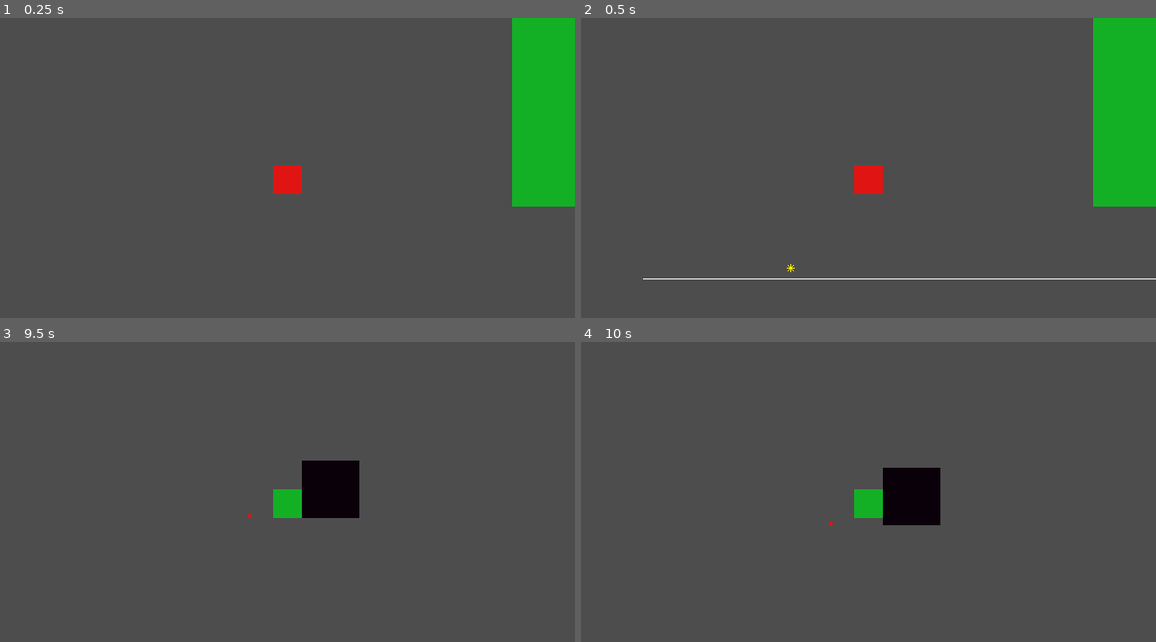
Above: before the commit, frames 1-4 (two rows, left to right).
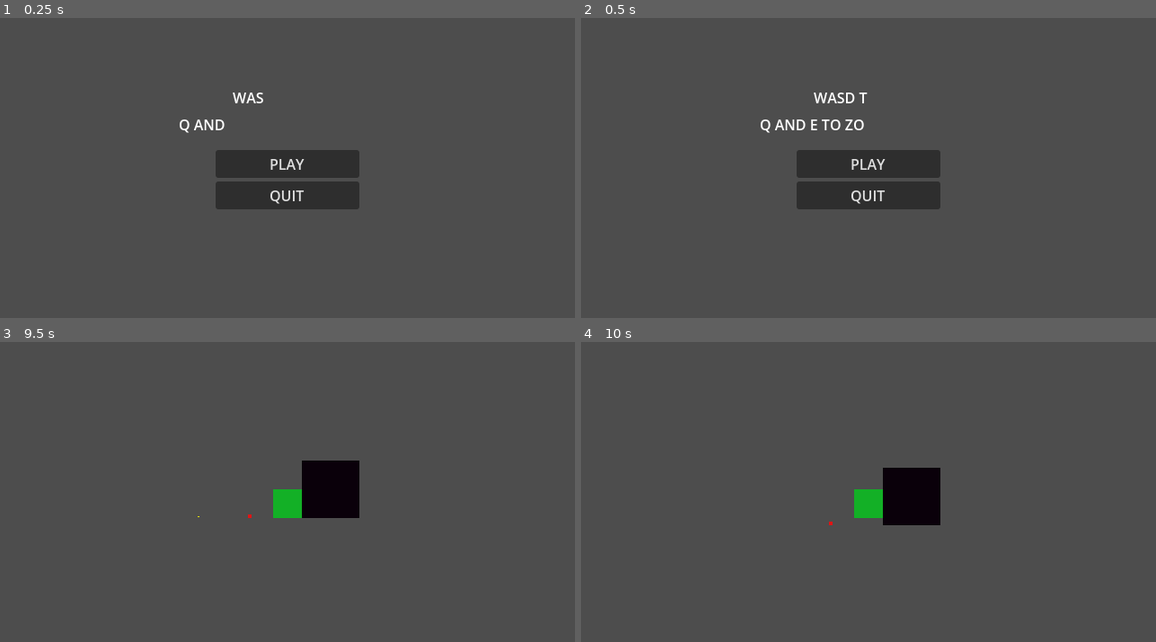
Above: after the commit, the same moments.

Repository: HampusHauffman/gamejam2024
Game: Godot game, scene res://scene/menu_main.tscn
Same seed, same stepped clock (60 frames per second), same inputs: the game is played once before the commit and once after it. Before the commit the project starts from res://scene/main.tscn.
Inputs (mouse positions are in pixels of both pictures, inside the frame that each line leads up to):
- Up to frame 1 (0.25 s): no input
- Up to frame 2 (0.5 s): no input
- Up to frame 3 (9.5 s): click (287, 489) at 0.5 s, where only the run after the commit has a clickable "PLAY"; tap Enter at 1.25, 2.85, 5.85, 8.85 s; move the mouse to (414, 489) at 1.27 s; hold E (zoom_in) 1.28-2.03 s; hold D (right) 1.28-2.78 s; click (414, 489) at 1.42 s; tap W (jump) at 1.52, 2.27, 3.77, 4.52, 5.27, 6.77, 7.52, 8.27 s; move the mouse to (172, 519) at 2.02 s; tap Q (zoom_out) at 2.1, 5.1, 8.1 s; click (172, 519) at 2.17 s; move the mouse to (345, 432) at 2.77 s; hold A (left) 2.78-3.53 s; click (345, 432) at 2.92 s; move the mouse to (258, 567) at 3.52 s; hold D (right) 3.53-5.03 s; tap F at 3.6, 6.6 s; click (258, 567) at 3.67 s; move the mouse to (460, 552) at 4.27 s; hold E (zoom_in) 4.28-5.03 s; click (460, 552) at 4.42 s; move the mouse to (115, 456) at 5.02 s; hold A (left) 5.03-5.78 s; click (115, 456) at 5.17 s; move the mouse to (316, 504) at 5.77 s; hold D (right) 5.78-6.53 s; click (316, 504) at 5.92 s; move the mouse to (201, 423) at 6.52 s; hold A (left) 6.53-8.03 s; click (201, 423) at 6.67 s; move the mouse to (414, 489) at 7.27 s; hold E (zoom_in) 7.28-8.03 s; click (414, 489) at 7.42 s; tap Space at 8 s; move the mouse to (172, 519) at 8.02 s; hold D (right) from 8.03 s (still down); click (172, 519) at 8.17 s; move the mouse to (345, 432) at 8.77 s; click (345, 432) at 8.92 s
- Up to frame 4 (10 s): keep holding D (right); tap Enter at 9.5 s; move the mouse to (839, 567) at 9.52 s; tap F at 9.6 s; click (839, 567) at 9.67 s; tap W (jump) at 9.77 s

The runs differ from the first frame. In frame 1, 12% of the frame differs, in the area x 31-100%, y 0-64%; in frame 2, 12%, in the area x 10-100%, y 0-88%; in frame 3, less than 0.1%; in frame 4, nothing differs.

Commit message:
Main menu

Diff:
--- a/project.godot
+++ b/project.godot
@@ -11,7 +11,7 @@
 [application]
 
 config/name="Game Jam 2024"
-run/main_scene="res://scene/main.tscn"
+run/main_scene="res://scene/menu_main.tscn"
 config/features=PackedStringArray("4.3", "Forward Plus")
 boot_splash/image="res://art/splash_screen/place_holder_splash_screen.png"
 config/icon="res://art/icon.svg"
@@ -32,9 +32,8 @@
 window/size/viewport_width=640
 window/size/viewport_height=360
 window/stretch/mode="canvas_items"
+enabled=PackedStringArray("res://addons/godot-vim/plugin.cfg")
 
-
-enabled=PackedStringArray("res://addons/godot-vim/plugin.cfg")
 [input]
 
 left={
--- /dev/null
+++ b/scene/menu_main.tscn
@@ -0,0 +1,111 @@
+[gd_scene load_steps=6 format=3 uid="uid://b81aioya6myo8"]
+
+[ext_resource type="Script" path="res://script/menu_main.gd" id="1_h6e38"]
+[ext_resource type="AudioStream" uid="uid://bn7ftgl3hn1w2" path="res://art/Music/Song loop.mp3" id="2_jpmq4"]
+
+[sub_resource type="Animation" id="Animation_hkb1a"]
+length = 0.001
+tracks/0/type = "value"
+tracks/0/imported = false
+tracks/0/enabled = true
+tracks/0/path = NodePath(".:visible_ratio")
+tracks/0/interp = 1
+tracks/0/loop_wrap = true
+tracks/0/keys = {
+"times": PackedFloat32Array(0, 1),
+"transitions": PackedFloat32Array(1, 1),
+"update": 0,
+"values": [0.0, 1.0]
+}
+
+[sub_resource type="Animation" id="Animation_f3fkc"]
+resource_name = "Show"
+tracks/0/type = "value"
+tracks/0/imported = false
+tracks/0/enabled = true
+tracks/0/path = NodePath(".:visible_ratio")
+tracks/0/interp = 1
+tracks/0/loop_wrap = true
+tracks/0/keys = {
+"times": PackedFloat32Array(0, 1),
+"transitions": PackedFloat32Array(1, 1),
+"update": 0,
+"values": [0.0, 1.0]
+}
+
+[sub_resource type="AnimationLibrary" id="AnimationLibrary_7obys"]
+_data = {
+"RESET": SubResource("Animation_hkb1a"),
+"Show": SubResource("Animation_f3fkc")
+}
+
+[node name="menu_main" type="Control"]
+layout_mode = 3
+anchors_preset = 15
+anchor_right = 1.0
+anchor_bottom = 1.0
+grow_horizontal = 2
+grow_vertical = 2
+script = ExtResource("1_h6e38")
+
+[node name="VBoxContainer" type="VBoxContainer" parent="."]
+layout_mode = 0
+offset_left = 240.0
+offset_top = 147.0
+offset_right = 400.0
+offset_bottom = 213.0
+
+[node name="Play" type="Button" parent="VBoxContainer"]
+layout_mode = 2
+text = "PLAY"
+
+[node name="hover_sound_play" type="AudioStreamPlayer2D" parent="VBoxContainer/Play"]
+
+[node name="Quit" type="Button" parent="VBoxContainer"]
+layout_mode = 2
+text = "QUIT
+"
+
+[node name="hover_sound_quit" type="AudioStreamPlayer2D" parent="VBoxContainer/Quit"]
+
+[node name="WASD text" type="Label" parent="."]
+layout_mode = 0
+offset_left = 258.5
+offset_top = 77.0
+offset_right = 381.5
+offset_bottom = 100.0
+text = "WASD TO MOVE"
+visible_characters = 0
+visible_ratio = 0.0
+
+[node name="AnimationPlayer" type="AnimationPlayer" parent="WASD text"]
+libraries = {
+"": SubResource("AnimationLibrary_7obys")
+}
+autoplay = "Show"
+
+[node name="Q and E text" type="Label" parent="."]
+layout_mode = 0
+offset_left = 198.5
+offset_top = 107.0
+offset_right = 441.5
+offset_bottom = 130.0
+text = "Q AND E TO ZOOM IN AND OUT"
+visible_characters = 0
+visible_ratio = 0.0
+
+[node name="AnimationPlayer" type="AnimationPlayer" parent="Q and E text"]
+libraries = {
+"": SubResource("AnimationLibrary_7obys")
+}
+autoplay = "Show"
+
+[node name="menu_main_song" type="AudioStreamPlayer2D" parent="."]
+stream = ExtResource("2_jpmq4")
+pitch_scale = 0.5
+autoplay = true
+
+[connection signal="tree_entered" from="." to="." method="_on_tree_entered"]
+[connection signal="mouse_entered" from="VBoxContainer/Play" to="." method="_on_play_mouse_entered"]
+[connection signal="pressed" from="VBoxContainer/Play" to="." method="_on_play_pressed"]
+[connection signal="pressed" from="VBoxContainer/Quit" to="." method="_on_quit_pressed"]
--- /dev/null
+++ b/script/menu_main.gd
@@ -0,0 +1,23 @@
+extends Control
+
+
+
+
+
+
+func _on_play_pressed():
+	print("Play")
+	get_tree().change_scene_to_file("res://scene/main.tscn")
+
+
+func _on_quit_pressed():
+	print("Quit")
+	get_tree().quit()
+
+
+func _on_play_mouse_entered():
+	$VBoxContainer/Play/hover_sound_play.play()
+
+
+func _on_tree_entered():
+	$menu_main_song.play()
